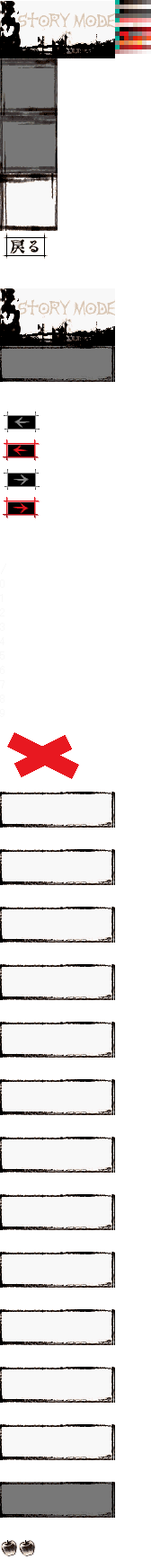
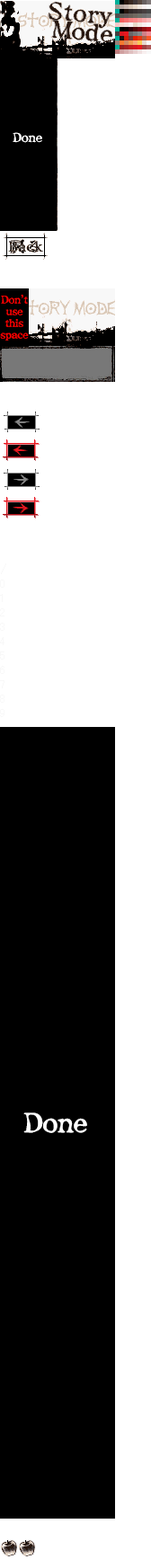
Revision of a layered (151, 1568) image; what changed, layer by layer:
added layer "Layer 2" above "Layer 1" over (x1=0, y1=0, x2=116, y2=1519)
